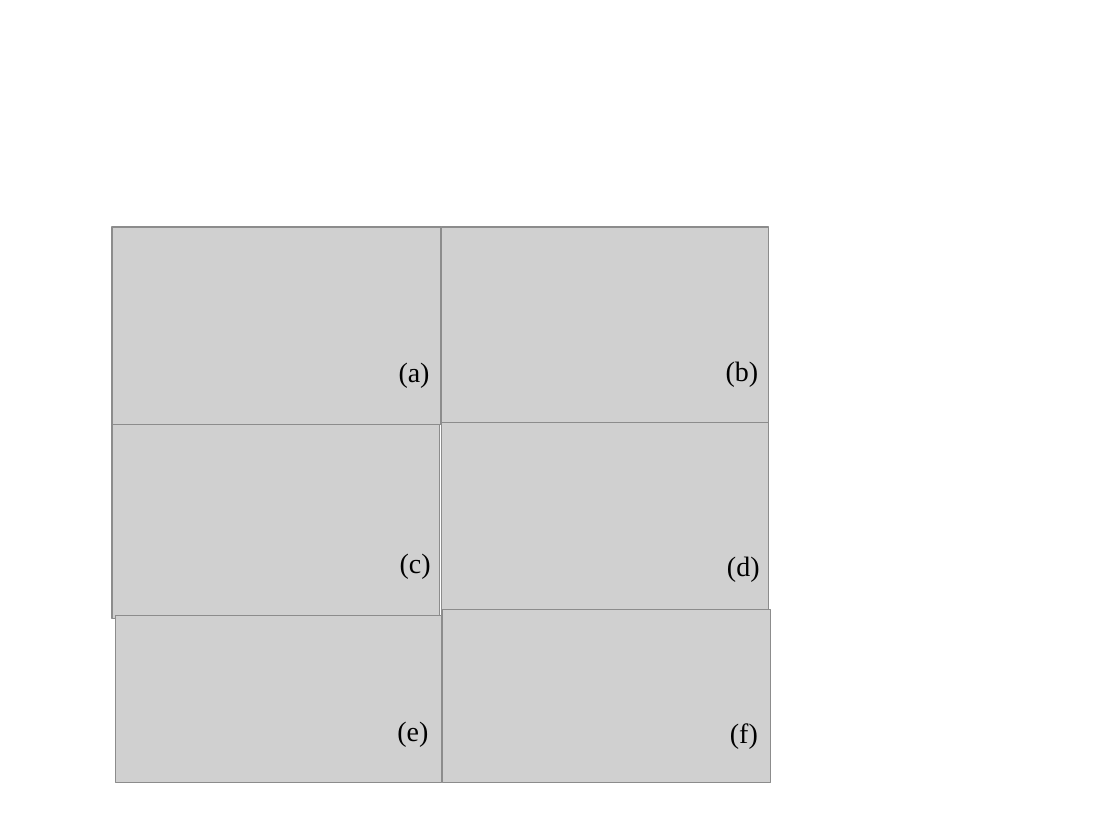
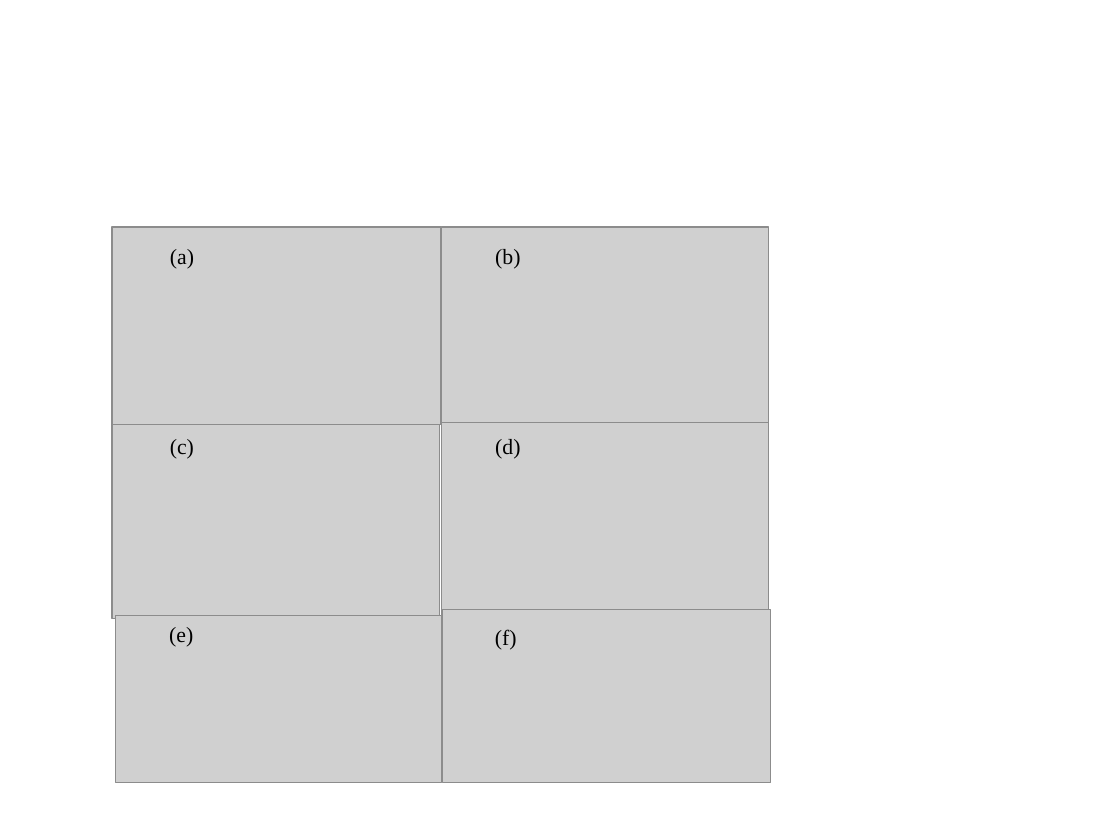
Before and after one commit to sankalpg/PhDThesis, a slide deck: slide 1 of ch06_patterns/figures/discovery/Patterns.pptx. Drawn at 1120x840 pixels with LibreOffice and Linux fonts; fonts in the diff are those of the drawing; grey boxes stand for pictures. Boxes give left, top, right and bottom in pixels: in the first picture for what was removed or moved away, otherwise in the second. Text is boxed around its words. In the diff, an @@ line names an element or a change of style, - is before the commit and + after.

```diff
--- a/ch06_patterns/figures/discovery/Patterns.pptx
+++ b/ch06_patterns/figures/discovery/Patterns.pptx
@@ text "(a)": place and size @@
-text "(a)" at bbox=[399, 363, 430, 388]
+text "(a)" at bbox=[170, 249, 194, 269]
@@ text "(b)": place and size @@
-text "(b)" at bbox=[726, 361, 759, 387]
+text "(b)" at bbox=[495, 249, 520, 269]
@@ text "(c)": place and size @@
-text "(c)" at bbox=[400, 554, 431, 579]
+text "(c)" at bbox=[170, 439, 194, 459]
@@ text "(d)": place and size @@
-text "(d)" at bbox=[727, 556, 760, 582]
+text "(d)" at bbox=[495, 439, 520, 459]
@@ text "(e)": place and size @@
-text "(e)" at bbox=[397, 722, 428, 747]
+text "(e)" at bbox=[169, 627, 193, 647]
@@ size 18 to 14 pt in 6 elements at bbox=[170, 249, 194, 269], bbox=[495, 249, 520, 269], bbox=[170, 439, 194, 459], bbox=[495, 439, 520, 459], bbox=[169, 627, 193, 647], bbox=[495, 629, 517, 650] @@
@@ text "(f)": place and size @@
-text "(f)" at bbox=[730, 723, 758, 748]
+text "(f)" at bbox=[495, 629, 517, 650]
```
Also in this commit, not shown: 1 other file.
